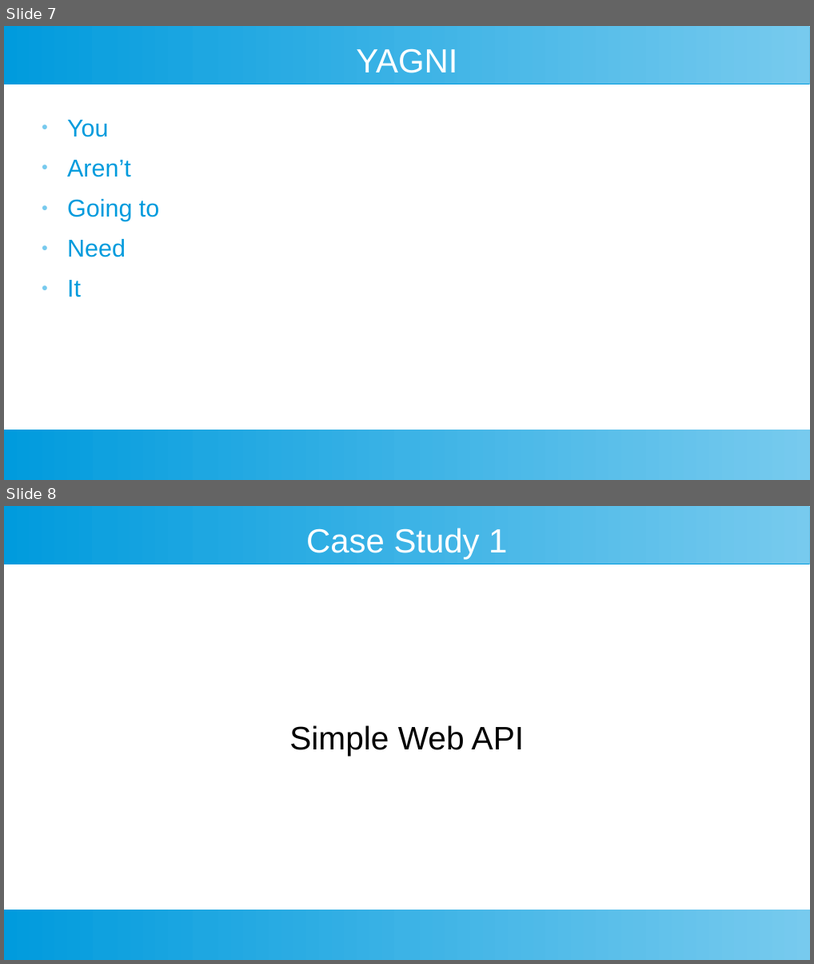
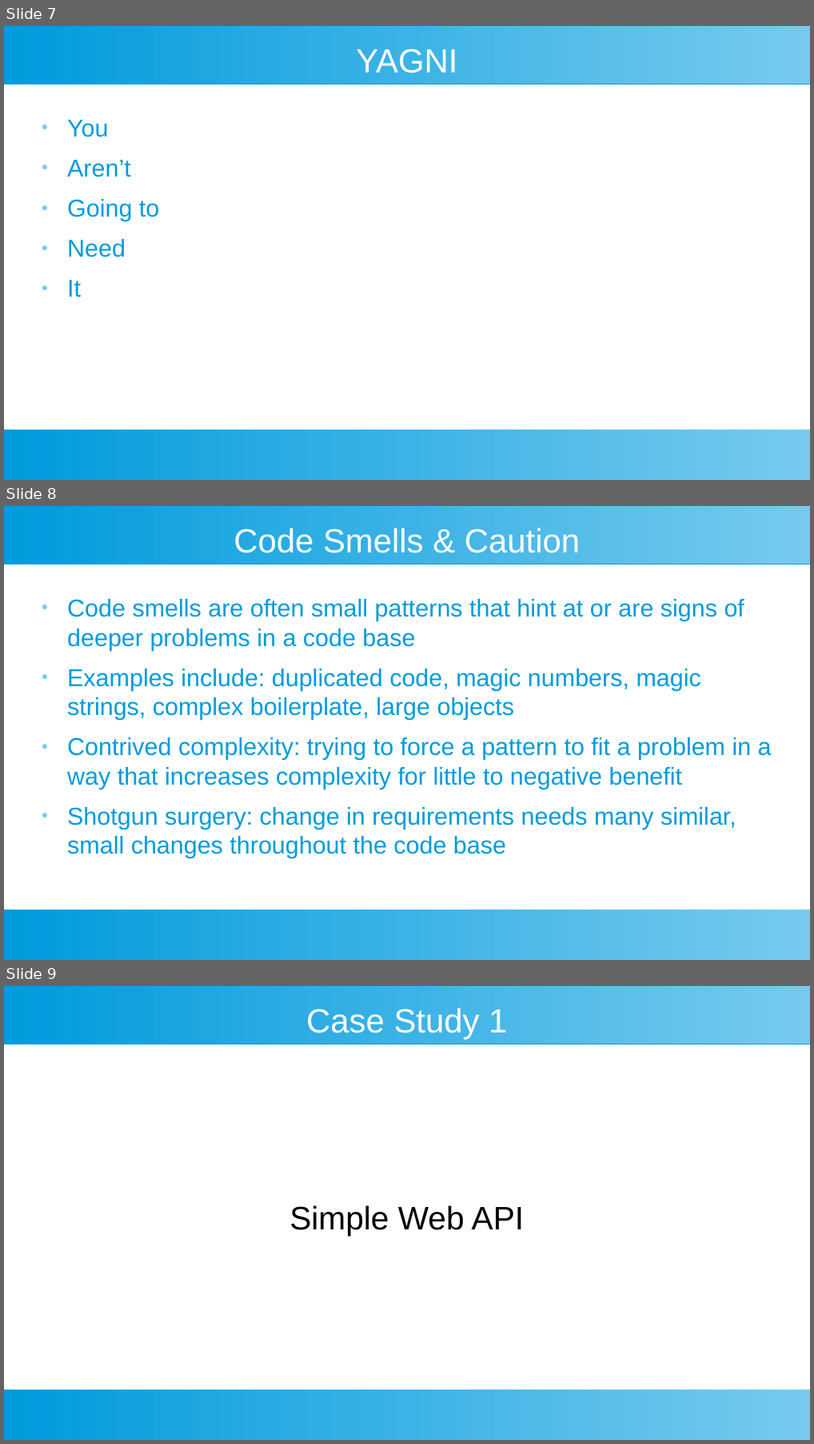
Before and after one commit to SmithE65/Refactoring, a slide deck: docs/cinnug.odp. Shown one above the other, each under a label of ours: slides 7 and 8 before the commit, slides 7, 8 and 9 after it. The pictures are 814x964 and 814x1444 pixels, drawn with LibreOffice and Linux fonts; fonts in the diff are those of the drawing. Boxes give left, top, right and bottom in pixels: in the first picture for what was removed or moved away, otherwise in the second. Text is boxed around its words. In the diff, an @@ line names an element or a change of style, - is before the commit and + after.

Commit message:
slides

```diff
--- a/docs/cinnug.odp
+++ b/docs/cinnug.odp
@@ slide 8 added at box(4, 506, 810, 960), background #FFFFFF; not listed: 2 template elements that a slide beside it also shows @@
@@ title added at box(234, 528, 580, 553), 33 pt, text #FFFFFF @@
+Code Smells & Caution
@@ text added at box(67, 599, 772, 858), 24 pt, text #009BDD @@
+● Code smells are often small patterns that hint at or are signs of deeper problems in a code base
+● Examples include: duplicated code, magic numbers, magic strings, complex boilerplate, large objects
+● Contrived complexity: trying to force a pattern to fit a problem in a way that increases complexity for little to negative benefit
+● Shotgun surgery: change in requirements needs many similar, small changes throughout the code base
@@ what was slide 8 is now slide 9 @@
```
